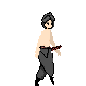
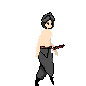
Layers edited between the first and the second 86px x 86px image:
painted on "pé da frente" over [35, 30, 65, 56]
painted on "calças" over [35, 30, 65, 56]
painted on "pé de trás" over [35, 30, 65, 56]
